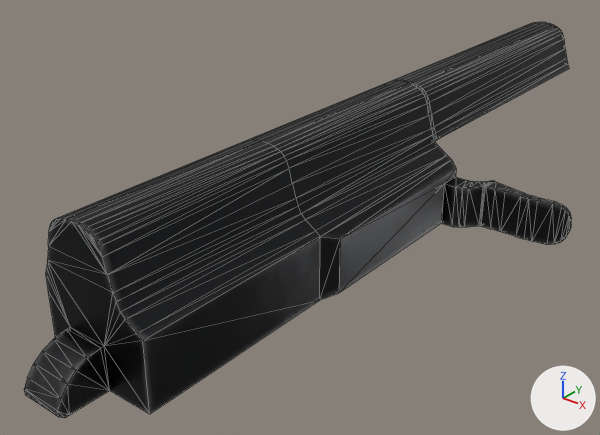
Renders of the FBX model client/res/models/main_weapons/ak-74m/ak-74m_shutter_fire.fbx from each side of a commit.
Before and after are seen from a camera (50 mm lens) standing at (0.0898, -0.1182, 0.0911) and looking at (-0.0111, 0.0079, 0.0129). Arrows for +X, +Y and +Z are at lower right; the lights stay in place. The picture after the commit comes second. Mesh edges are drawn as thin lines.

The first picture shows 'Shutter_lowT'.
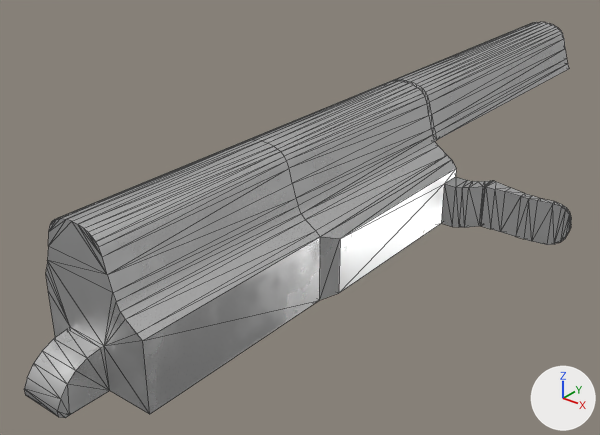
Pixel boxes [x1, y1, x2, y2] of what changed, in the pictures (600 x 435 px):
'Shutter_lowT', recoloured (black to grey)
    both: [24, 22, 571, 418]

Edits to the bpy script that builds the scene:
```text
Add mat_ak_pbr:
    mat_ak_pbr = bpy.data.materials.new('AK_PBR')
    # uses the picture img_ak_metallic_png
    # uses the picture img_ak_roughness_png
Change me_cube_114:
    where me_cube_114.from_pydata(...)  # 232 vertices, 460 faces; spans x -0.026..0.026, y -0.09..0.09, z -0.015..0.015
    remove me_cube_114.materials.append(mat_ak_fbx)
    add me_cube_114.materials.append(mat_ak_pbr)
```
